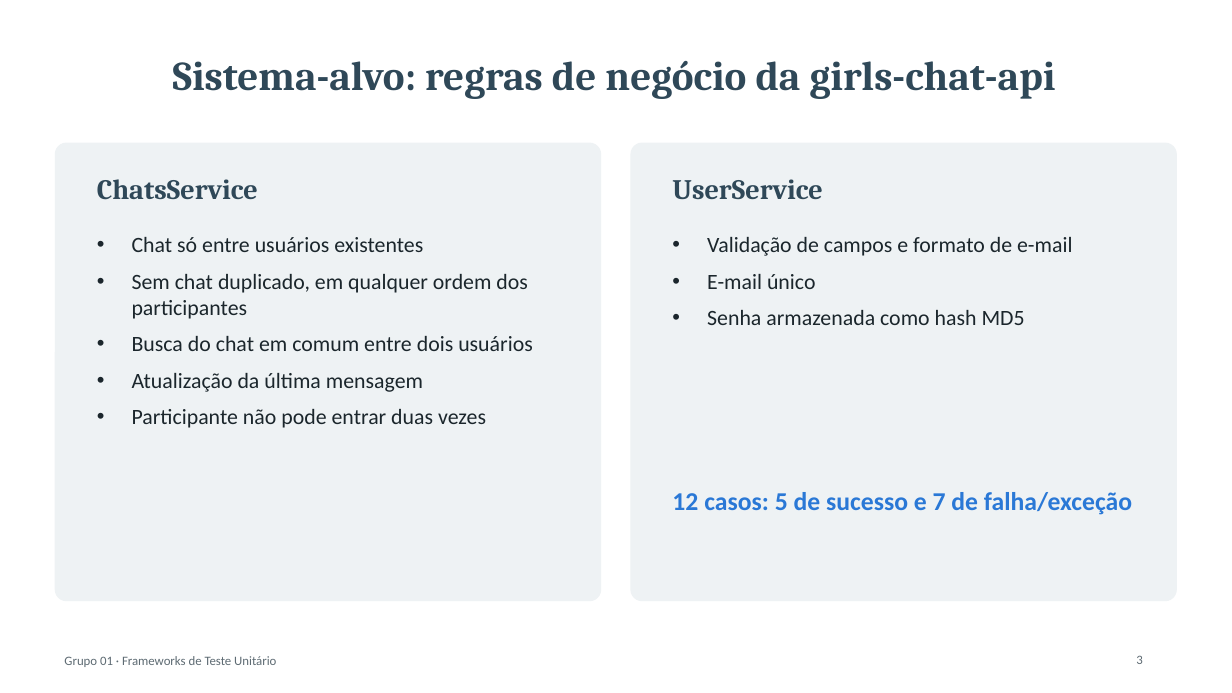
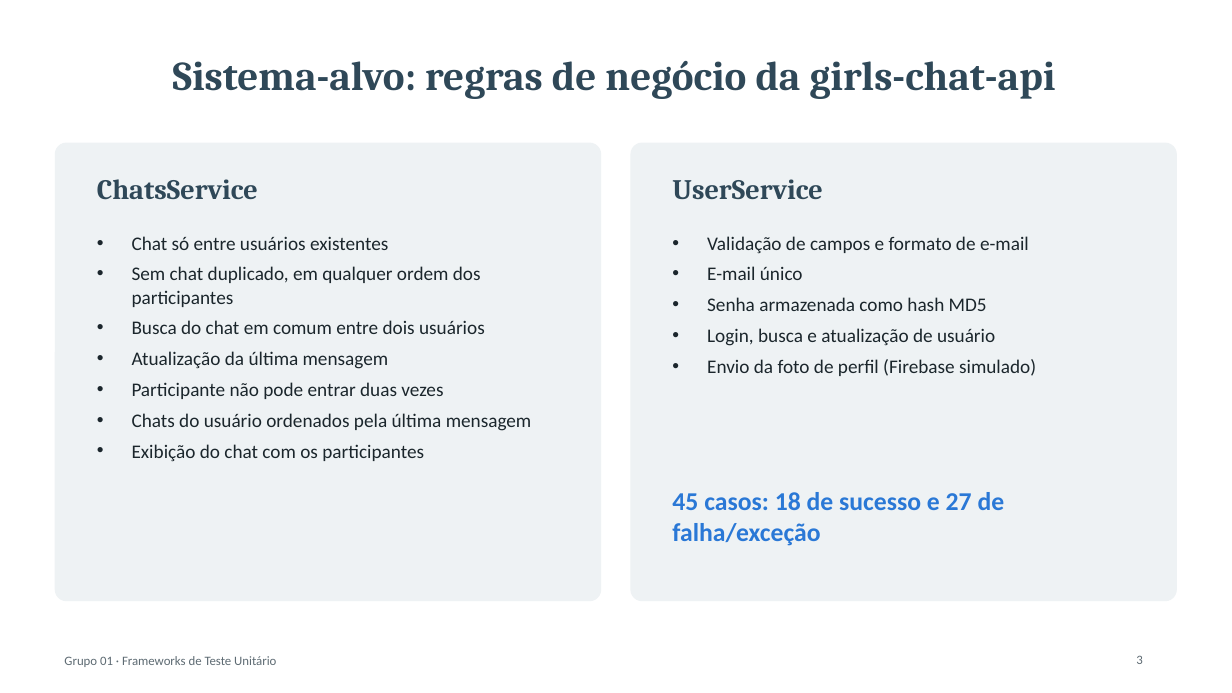
Before and after one commit to emanuuele/girls-chat-api, a slide deck: slide 3 of docs/benchmark/apresentacao.pptx. Drawn at 1232x693 pixels with LibreOffice and Linux fonts; fonts in the diff are those of the drawing. Boxes give left, top, right and bottom in pixels: in the first picture for what was removed or moved away, otherwise in the second. Text is boxed around its words. In the diff, an @@ line names an element or a change of style, - is before the commit and + after.

Commit message:
docs: atualiza relatório, planilha e slides para a versão de 45 testes
Medição oficial do Windows (45 testes, código final) em resultados/windows. Relatório, planilha e slides passam a mostrar os 45 casos, as duas medições, a evolução da cobertura (12, 34 e 45 testes), a formatação padronizada e as mensagens de erro recapturadas. Justificativa da nota de mensagens de erro do Vitest ajustada à nova captura (nota mantida). README atualizado.

```diff
--- a/docs/benchmark/apresentacao.pptx
+++ b/docs/benchmark/apresentacao.pptx
@@ text at (132,236,485,399): size 17 to 15 pt in "Chat só entre usuários existentes", "Sem chat duplicado, em qualquer ordem dos ...", "Busca do chat em comum entre dois ...", "Atualização da última mensagem" and 1 more places; less space between paragraphs @@
@@ text at (707,236,1029,311): size 17 to 15 pt in "Validação de campos e formato de e-mail", "E-mail único", "Senha armazenada como hash MD5"; less space between paragraphs @@
@@ text at (707,328,1036,376): paragraphs added @@
+• Login, busca e atualização de usuário
+• Envio da foto de perfil (Firebase simulado)
@@ text at (132,413,532,462): paragraphs added @@
+• Chats do usuário ordenados pela última mensagem
+• Exibição do chat com os participantes
@@ text at (672,492,1005,546): text changed @@
-12 casos: 5 de sucesso e 7 de falha/exceção
+45 casos: 18 de sucesso e 27 de falha/exceção
```
Also in this commit, not shown: 11 other slides changed, 7 other files.
